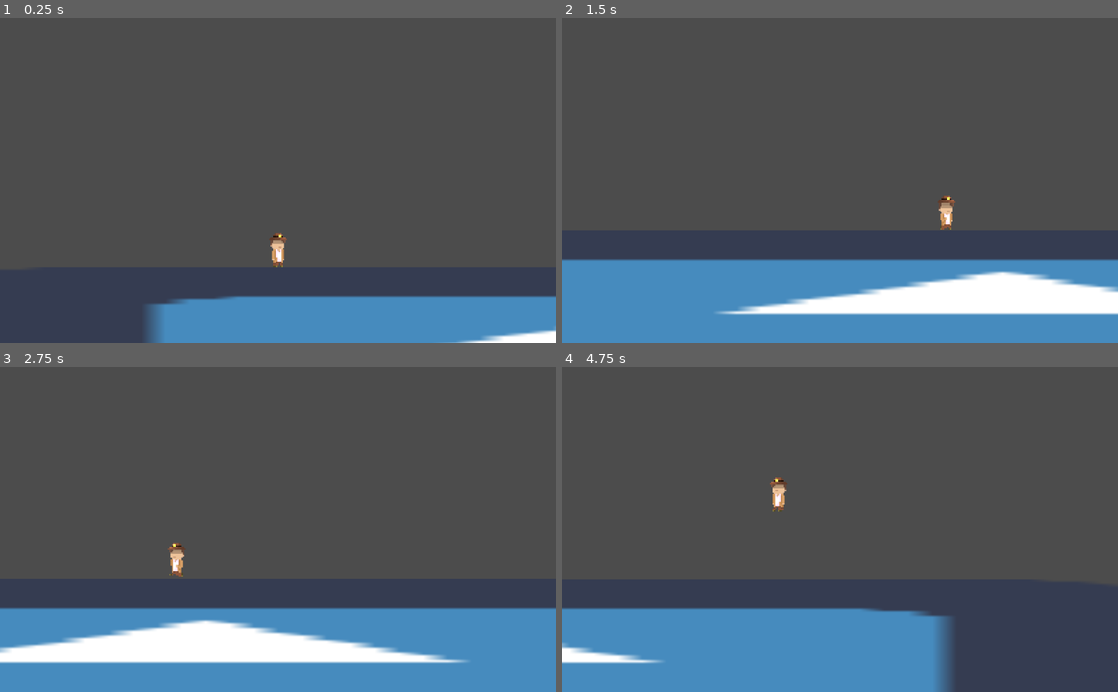
Above: before the commit, frames 1-4 (two rows, left to right).
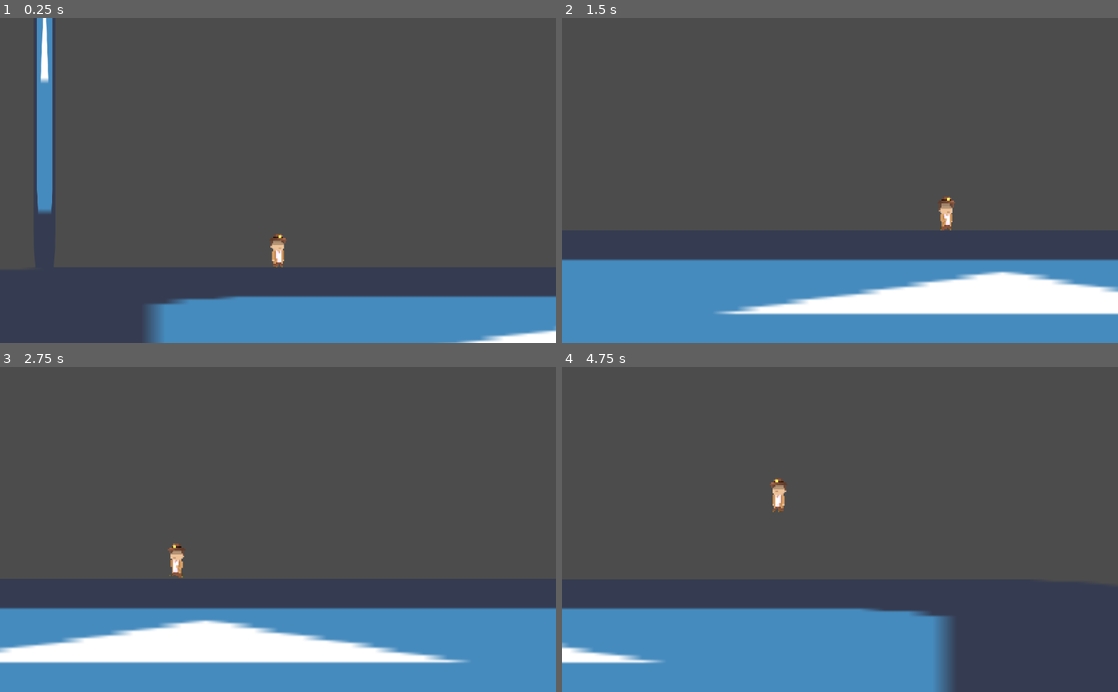
Above: after the commit, the same moments.

Repository: Spiderpat12/OmarDev1
Game: Godot game, scene res://Game.tscn
Two runs of this game, one before a commit and one after it. Both use one fixed random seed, a clock stepped at 60 frames per second and the inputs below. The project has no main scene, so this scene is started directly. The engine's default icon, where the game draws it, is replaced by a stand-in: a white triangle on a blue panel in a dark square.
Inputs:
- Up to frame 1 (0.25 s): no input
- Up to frame 2 (1.5 s): hold Right (ui_right) from 0.53 s (still down); tap Up (ui_up) at 0.77 s
- Up to frame 3 (2.75 s): tap Up (ui_up) at 1.52 s; release Right (ui_right) at 2.03 s; hold Left (ui_left) from 2.03 s (still down)
- Up to frame 4 (4.75 s): release Left (ui_left) at 2.78 s; hold Right (ui_right) 2.78-4.28 s; tap Up (ui_up) at 3.02, 3.77, 4.52 s; hold Left (ui_left) from 4.28 s (still down)

The runs differ from the first frame. In frame 1, 1.8% of the frame differs, in the area x 6-52%, y 0-77%; in frame 2, less than 0.1%; in frame 3, less than 0.1%; in frame 4, less than 0.1%.

Commit message:
p

Diff:
--- a/project_whith_rayan/Game.tscn
+++ b/project_whith_rayan/Game.tscn
@@ -1,10 +1,13 @@
-[gd_scene load_steps=4 format=2]
+[gd_scene load_steps=5 format=2]
 
 [ext_resource path="res://Sene/Player.tscn" type="PackedScene" id=1]
 [ext_resource path="res://icon.png" type="Texture" id=2]
 
 [sub_resource type="RectangleShape2D" id=2]
 extents = Vector2( 532.5, 44 )
+
+[sub_resource type="RectangleShape2D" id=3]
+extents = Vector2( 9, 151.5 )
 
 [node name="Game" type="Node2D"]
 
@@ -21,3 +24,14 @@
 [node name="CollisionShape2D" type="CollisionShape2D" parent="StaticBody2D"]
 position = Vector2( 523, -40 )
 shape = SubResource( 2 )
+
+[node name="StaticBody2D" type="StaticBody2D" parent="StaticBody2D"]
+position = Vector2( 66, -231 )
+
+[node name="Sprite" type="Sprite" parent="StaticBody2D/StaticBody2D"]
+scale = Vector2( 0.252, 4.611 )
+texture = ExtResource( 2 )
+
+[node name="CollisionShape2D" type="CollisionShape2D" parent="StaticBody2D/StaticBody2D"]
+position = Vector2( -1, -1.5 )
+shape = SubResource( 3 )
--- a/project_whith_rayan/Sene/Player.tscn
+++ b/project_whith_rayan/Sene/Player.tscn
@@ -35,6 +35,18 @@
 "transitions": PoolRealArray( 1 ),
 "update": 0,
 "values": [ Rect2( 10, 4, 13, 25 ) ]
+}
+tracks/1/type = "value"
+tracks/1/path = NodePath("Squish/Sprite:offset")
+tracks/1/interp = 1
+tracks/1/loop_wrap = true
+tracks/1/imported = false
+tracks/1/enabled = true
+tracks/1/keys = {
+"times": PoolRealArray( 0 ),
+"transitions": PoolRealArray( 1 ),
+"update": 0,
+"values": [ Vector2( 0, 0.512 ) ]
 }
 
 [sub_resource type="Animation" id=6]
@@ -101,6 +113,34 @@
 "transitions": PoolRealArray( 1, 1, 1, 1 ),
 "update": 1,
 "values": [ Rect2( 138, 4, 13, 26 ), Rect2( 170, 3, 13, 28 ), Rect2( 202, 3, 13, 28 ), Rect2( 234, 3, 13, 28 ) ]
+}
+
+[sub_resource type="Animation" id=31]
+resource_name = "wall jump"
+length = 0.1
+tracks/0/type = "value"
+tracks/0/path = NodePath("Squish/Sprite:region_rect")
+tracks/0/interp = 1
+tracks/0/loop_wrap = true
+tracks/0/imported = false
+tracks/0/enabled = true
+tracks/0/keys = {
+"times": PoolRealArray( 0 ),
+"transitions": PoolRealArray( 1 ),
+"update": 1,
+"values": [ Rect2( 841, 5, 13, 24 ) ]
+}
+tracks/1/type = "value"
+tracks/1/path = NodePath("Squish/Sprite:offset")
+tracks/1/interp = 1
+tracks/1/loop_wrap = true
+tracks/1/imported = false
+tracks/1/enabled = true
+tracks/1/keys = {
+"times": PoolRealArray( 0 ),
+"transitions": PoolRealArray( 1 ),
+"update": 1,
+"values": [ Vector2( 0, 0.5 ) ]
 }
 
 [sub_resource type="AnimationNodeAnimation" id=8]
@@ -182,6 +222,7 @@
 [node name="Sprite" type="Sprite" parent="Squish"]
 position = Vector2( -1, -12 )
 texture = ExtResource( 2 )
+offset = Vector2( 0, 0.512 )
 region_enabled = true
 region_rect = Rect2( 10, 4, 13, 25 )
 
@@ -206,6 +247,7 @@
 anims/idle = SubResource( 3 )
 anims/slide = SubResource( 7 )
 anims/walk = SubResource( 4 )
+"anims/wall jump" = SubResource( 31 )
 
 [node name="AnimationTree" type="AnimationTree" parent="."]
 tree_root = SubResource( 29 )
Binary file changed: project_whith_rayan/Art/PLAYER.png
Not shown: 1 places in project_whith_rayan/Sene/Player.tscn that only renumber resources
